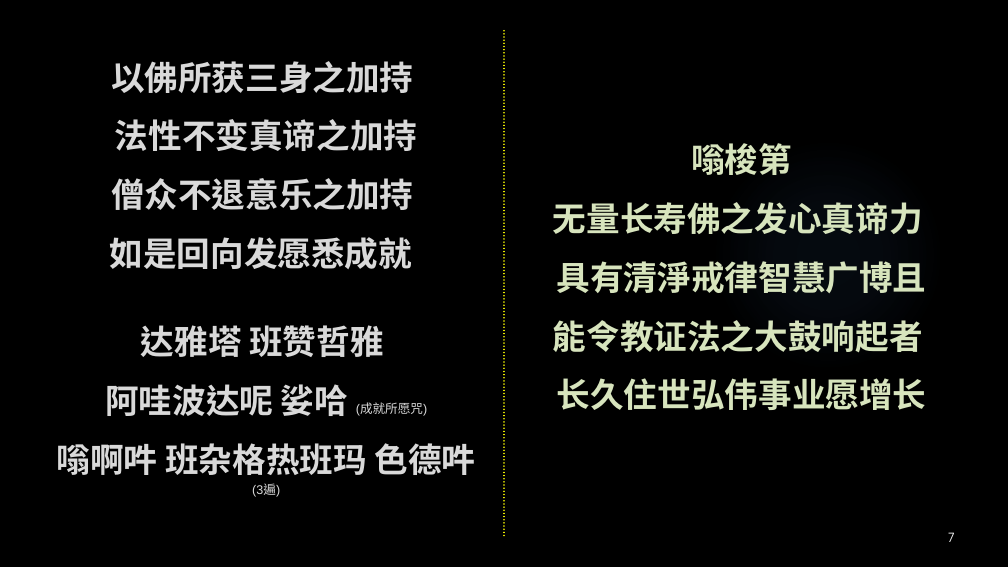
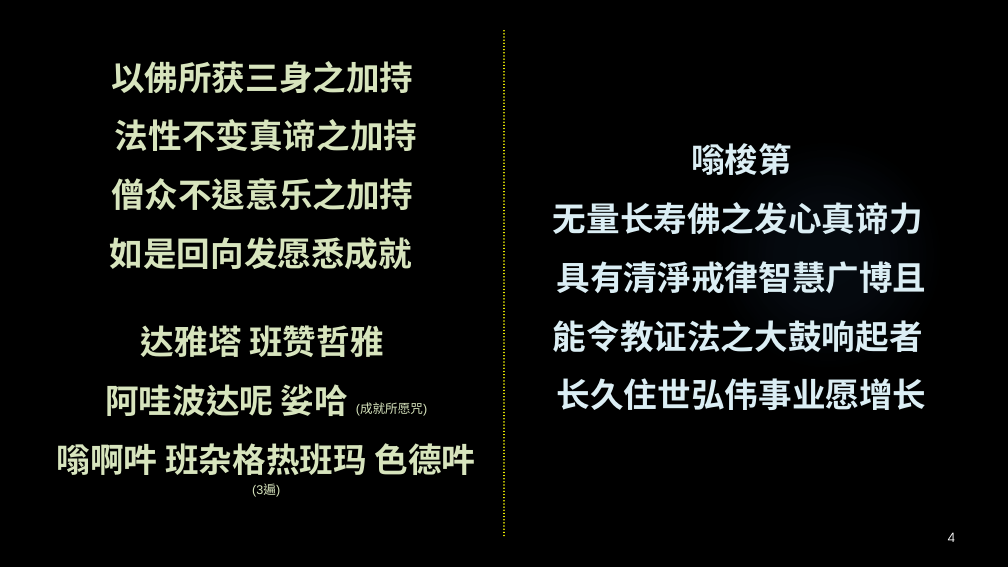
Before and after one commit to zuokun2013/hdv, a slide deck: slide 4 of other/回向2021.pptx (slide 7 before the commit). Drawn at 1008x567 pixels with LibreOffice and Linux fonts; fonts in the diff are those of the drawing; background and template pictures are left out. Boxes give left, top, right and bottom in pixels: in the first picture for what was removed or moved away, otherwise in the second. Text is boxed around its words. In the diff, an @@ line names an element or a change of style, - is before the commit and + after.

```diff
--- a/other/回向2021.pptx
+++ b/other/回向2021.pptx
@@ text "以佛所获三身之加持" at bbox=[57, 61, 476, 497]: text colour #D9D9D9 to #D7E4BD @@
@@ text "嗡梭第" at bbox=[553, 143, 927, 410]: text colour #D7E4BD to #DBEEF4 @@
@@ page number at bbox=[948, 532, 955, 542]: text changed @@
-7
+4
```
Also in this commit, not shown: 6 other slides changed, 5 slides removed, 10 other files.
